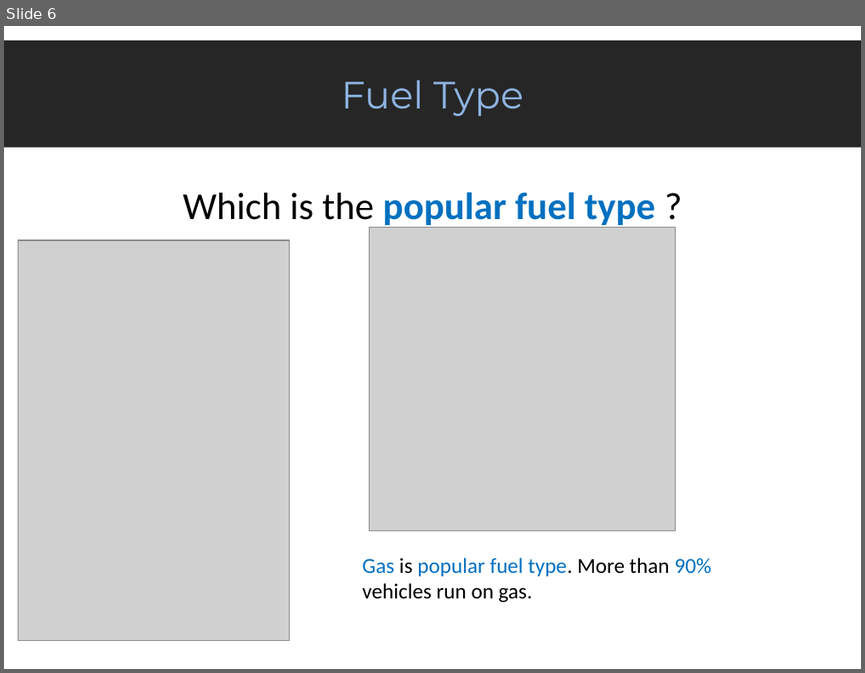
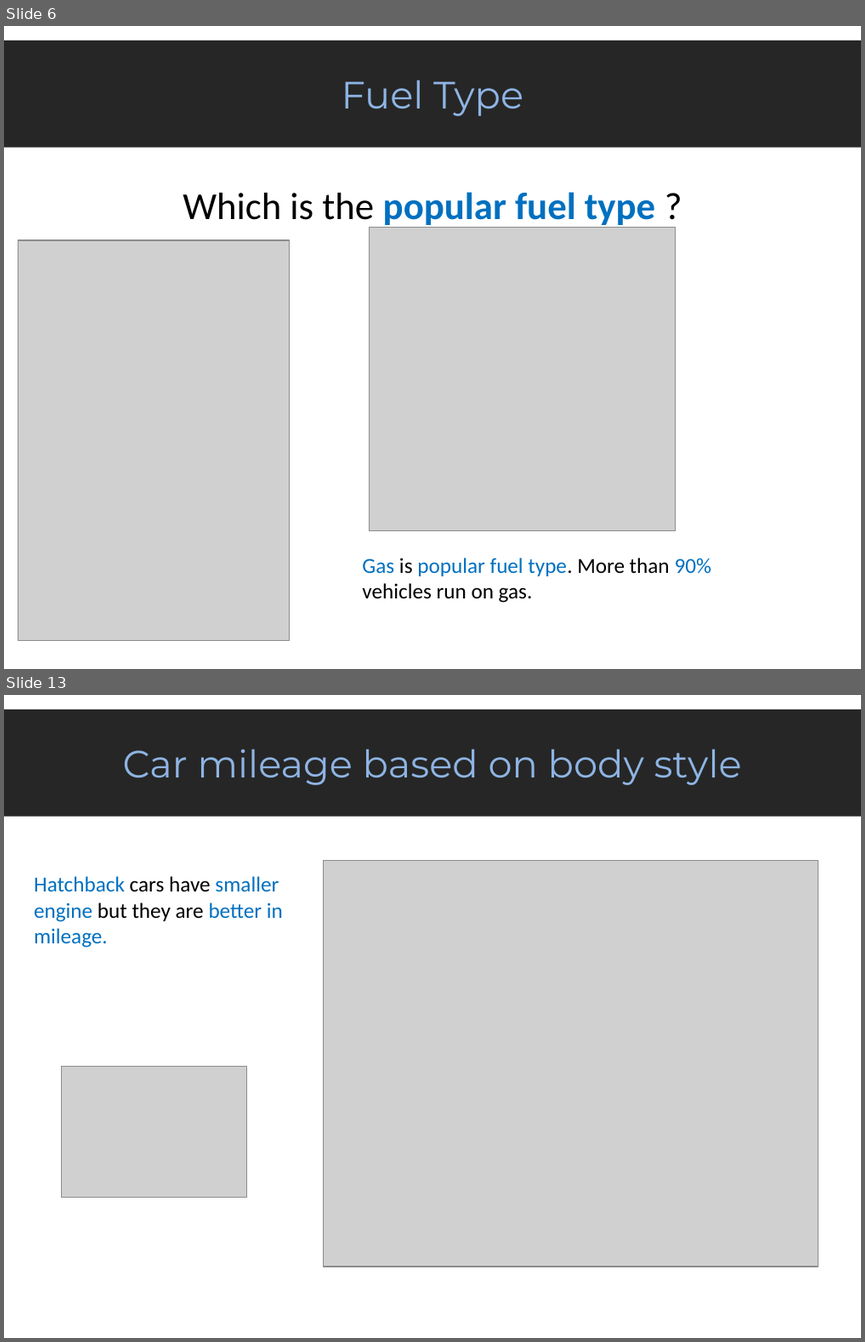
Before and after one commit to praneetrane/EDA_Automobile-data, a slide deck: EDA_Automobile_Data.pptx. Shown one above the other, each under a label of ours: slide 6 before the commit, slides 6 and 13 after it; the slides between them are not shown. The pictures are 865x673 and 865x1342 pixels, drawn with LibreOffice and Linux fonts; fonts in the diff are those of the drawing; grey boxes stand for pictures. Boxes give left, top, right and bottom in pixels: in the first picture for what was removed or moved away, otherwise in the second. Text is boxed around its words. In the diff, an @@ line names an element or a change of style, - is before the commit and + after.

```diff
--- a/EDA_Automobile_Data.pptx
+++ b/EDA_Automobile_Data.pptx
@@ slide 13 added at (x1=4, y1=695, x2=861, y2=1338), background #FFFFFF @@
@@ rectangle added at (x1=4, y1=709, x2=861, y2=817), fill #262626, 32 pt, text #8EB4E3 @@
+Car mileage based on body style
@@ picture added at (x1=323, y1=861, x2=818, y2=1265) @@
@@ text added at (x1=34, y1=876, x2=283, y2=947), 18 pt, text #0070C0 @@
+Hatchback cars have smaller engine but they are better in mileage.
@@ picture added at (x1=62, y1=1066, x2=247, y2=1197) @@
```
Also in this commit, not shown: 1 slide changed, 9 other slides added.
